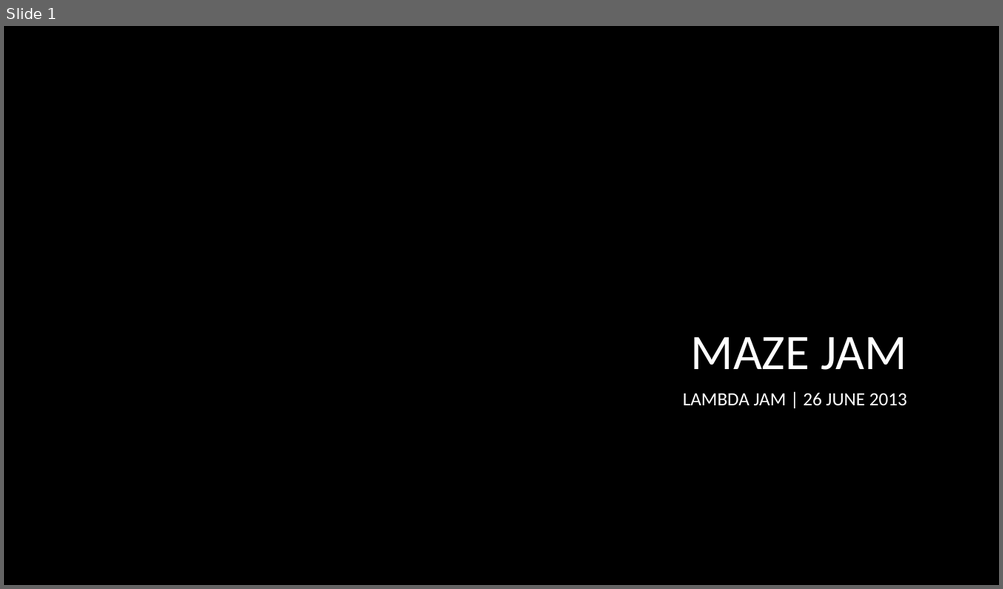
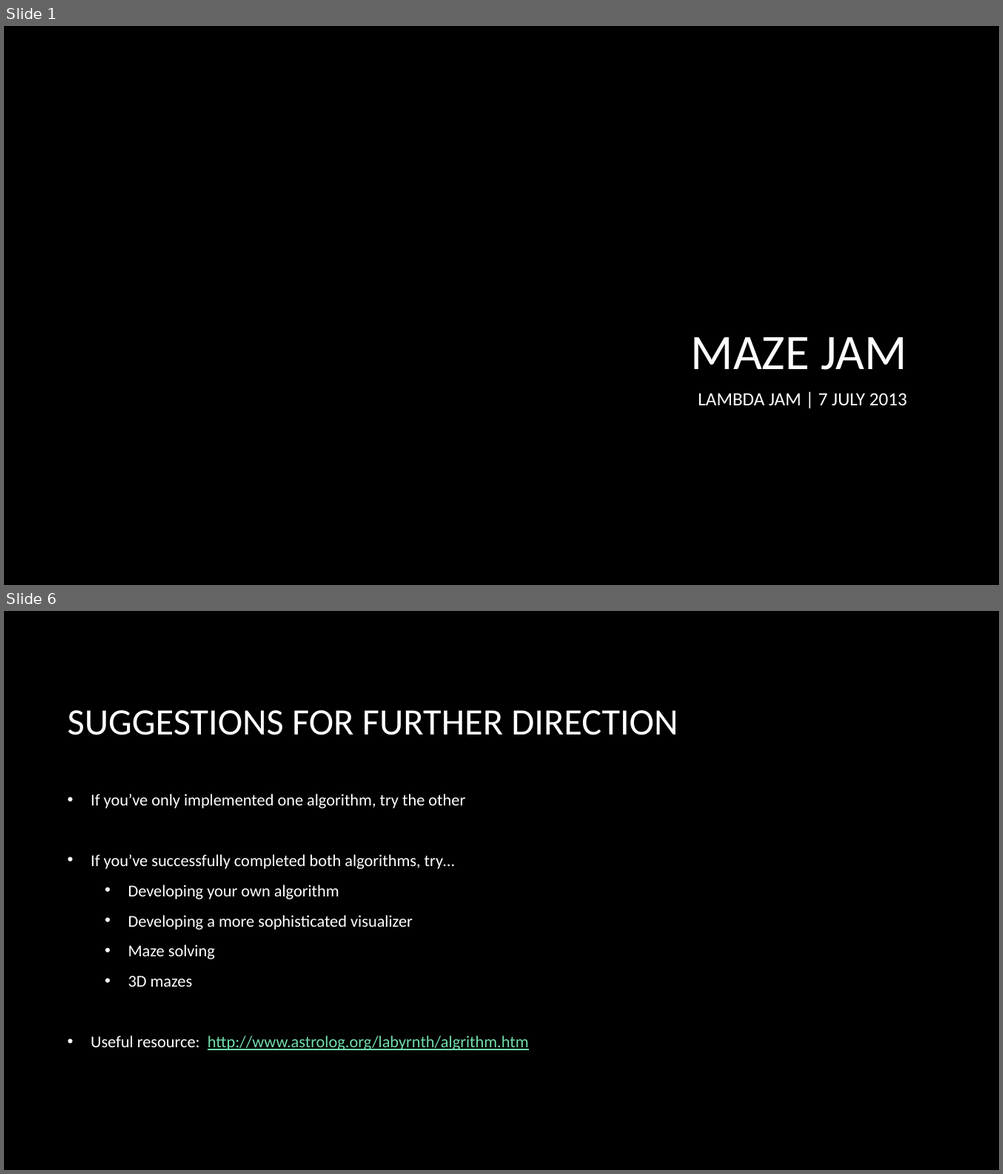
Before and after one commit to strangeloop/lambdajam2013, a slide deck: jams/maze/MazesJam.pptx. Shown one above the other, each under a label of ours: slide 1 before the commit, slides 1 and 6 after it; the slides between them are not shown. The pictures are 1003x589 and 1003x1174 pixels, drawn with LibreOffice and Linux fonts; fonts in the diff are those of the drawing; background and template pictures are left out. Boxes give left, top, right and bottom in pixels: in the first picture for what was removed or moved away, otherwise in the second. Text is boxed around its words. In the diff, an @@ line names an element or a change of style, - is before the commit and + after.

Commit message:
Edits to hand-out and slide deck; visualizer GUI as ZIP archive

```diff
--- a/jams/maze/MazesJam.pptx
+++ b/jams/maze/MazesJam.pptx
@@ slide 6 added at [4, 611, 999, 1170], background picture (left out) @@
@@ title added at [68, 710, 677, 735], 36 pt, text #FFFFFF @@
+SUGGESTIONS FOR FURTHER DIRECTION
@@ text added at [91, 794, 529, 1051], 16 pt, text #FFFFFF @@
+• If you’ve only implemented one algorithm, try the other
+• If you’ve successfully completed both algorithms, try…
+  • Developing your own algorithm
+  • Developing a more sophisticated visualizer
+  • Maze solving
+  • 3D mazes
+• Useful resource: http://www.astrolog.org/labyrnth/algrithm.htm
@@ slide 1 changed as well @@
@@ subtitle at [697, 393, 907, 406]: text changed @@
-LAMBDA JAM | 26 JUNE 2013
+LAMBDA JAM | 7 JULY 2013
```
Also in this commit, not shown: 5 other slides added, 3 other files.
